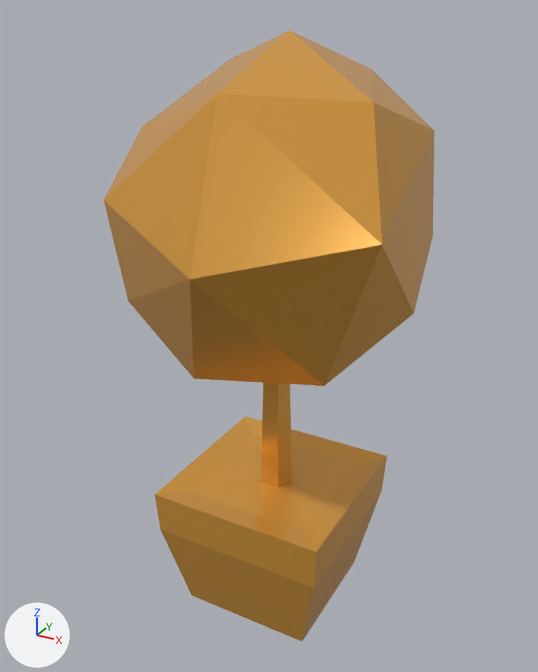
An edit to the glTF model public/models/tree-pot.glb, drawn before and after from the same camera.
Camera for both pictures: a 50 mm lens placed at (0.695, -1.295, 1.307), pointed at (-0.019, 0.001, 0.659). The lights are fixed; the arrows at lower left show +X, +Y and +Z. Where no turn or scale is listed for an object, it has been applied to the vertices.

The older version as bpy lines, for what is in view:
```python
me_tree_pot = bpy.data.meshes.new('tree-pot')
me_tree_pot.from_pydata(...)  # 46 vertices, 74 faces; spans x -0.3..0.298, y -0.359..0.358, z 0.0..1.27
me_tree_pot.materials.append(mat_lowpoly_colors)  # orange #e7a747
ob_tree_pot = bpy.data.objects.new('tree-pot', me_tree_pot)
ob_tree_pot.location = (0.0, 0.0, 0.0)
```
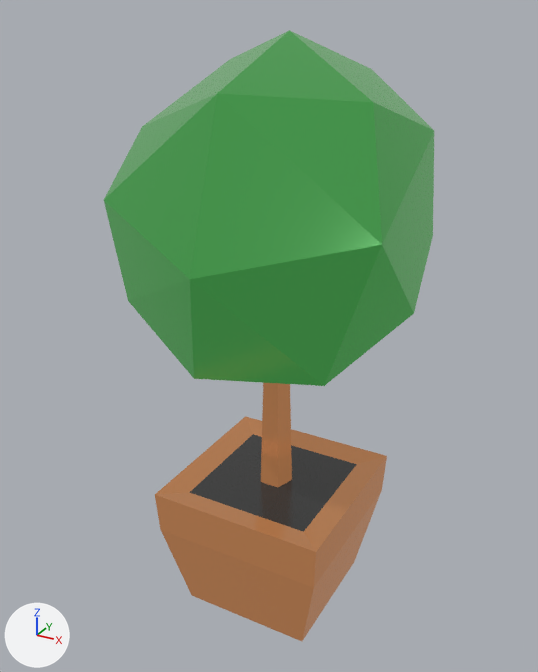
Changed parts and their boxes (x1, y1, x2, y2) in the pictures (538 x 672 px):
'tree-pot', recoloured (orange to green): (104, 30, 434, 641) in both

The change in detail:
Picture 'base' (img_base) is new.
Material 'LOWPOLY-COLORS.001' (mat_lowpoly_colors_001) is new.
Uses the picture img_base.
me_tree_pot has 46 vertices, 74 faces and spans x -0.3..0.298, y -0.359..0.358, z 0.0..1.27.
me_tree_pot no longer uses material mat_lowpoly_colors (orange #e7a747).
me_tree_pot now uses material mat_lowpoly_colors_001.
